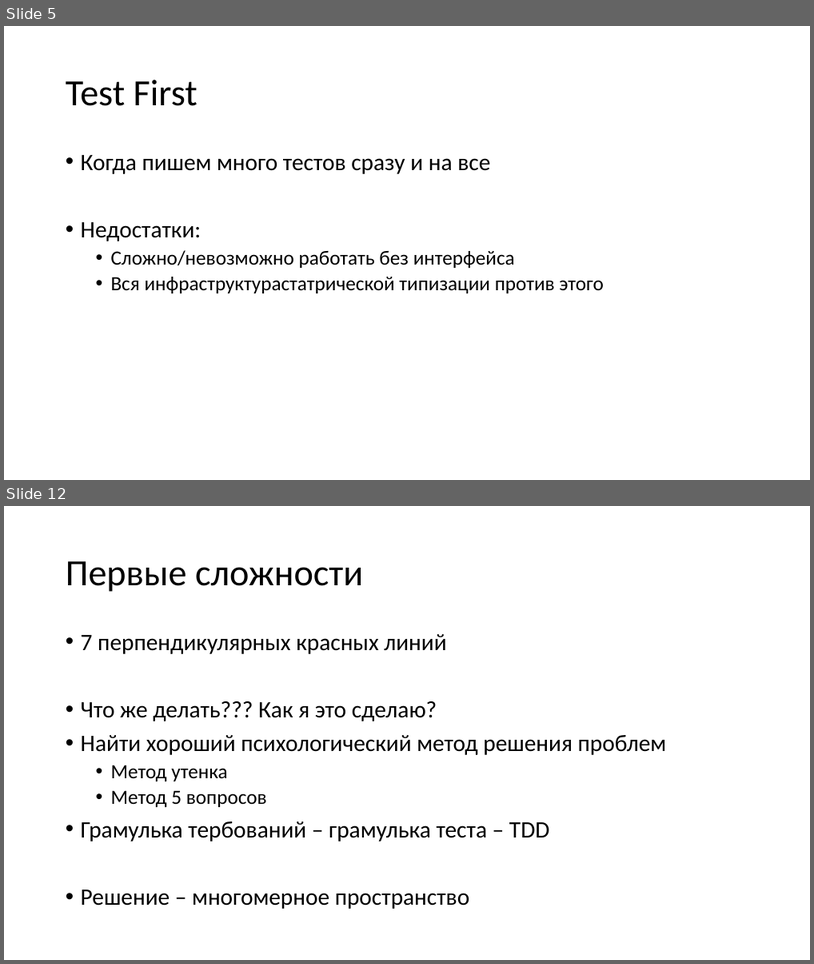
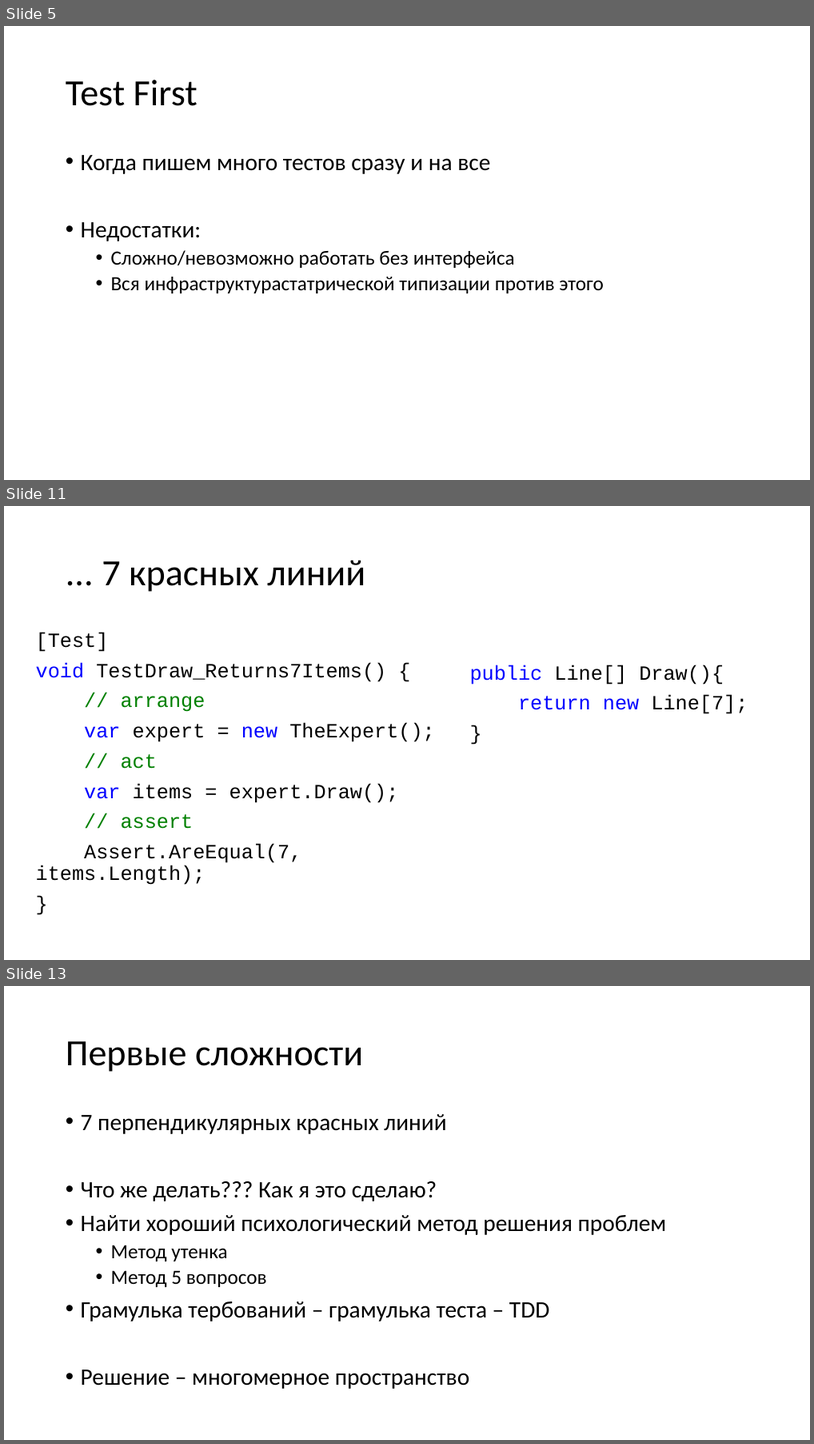
Before and after one commit to kugushev/presentations, a slide deck: Presentation.pptx. Shown one above the other, each under a label of ours: slides 5 and 12 before the commit, slides 5, 11 and 13 after it; the slides between them are not shown. The pictures are 814x964 and 814x1444 pixels, drawn with LibreOffice and Linux fonts; fonts in the diff are those of the drawing. Boxes give left, top, right and bottom in pixels: in the first picture for what was removed or moved away, otherwise in the second. Text is boxed around its words. In the diff, an @@ line names an element or a change of style, - is before the commit and + after.

```diff
--- a/Presentation.pptx
+++ b/Presentation.pptx
@@ slide 11 added at box(4, 506, 810, 960), background #FFFFFF @@
@@ title added at box(102, 560, 366, 592), 44 pt, text #000000 @@
+... 7 красных линий
@@ text added at box(36, 632, 435, 884), 24 pt, text #000000 @@
+[Test]
+void TestDraw_Returns7Items() {
+// arrange
+var expert = new TheExpert();
+// act
+var items = expert.Draw();
+// assert
+Assert.AreEqual(7, items.Length);
+}
@@ text added at box(470, 664, 748, 714), 24 pt, text #000000 @@
+public Line[] Draw(){
+return new Line[7];
+}
@@ what was slide 12 is now slide 13 @@
```
Also in this commit, not shown: 3 slides changed, 5 other slides added, 5 slides removed, 14 other files.
